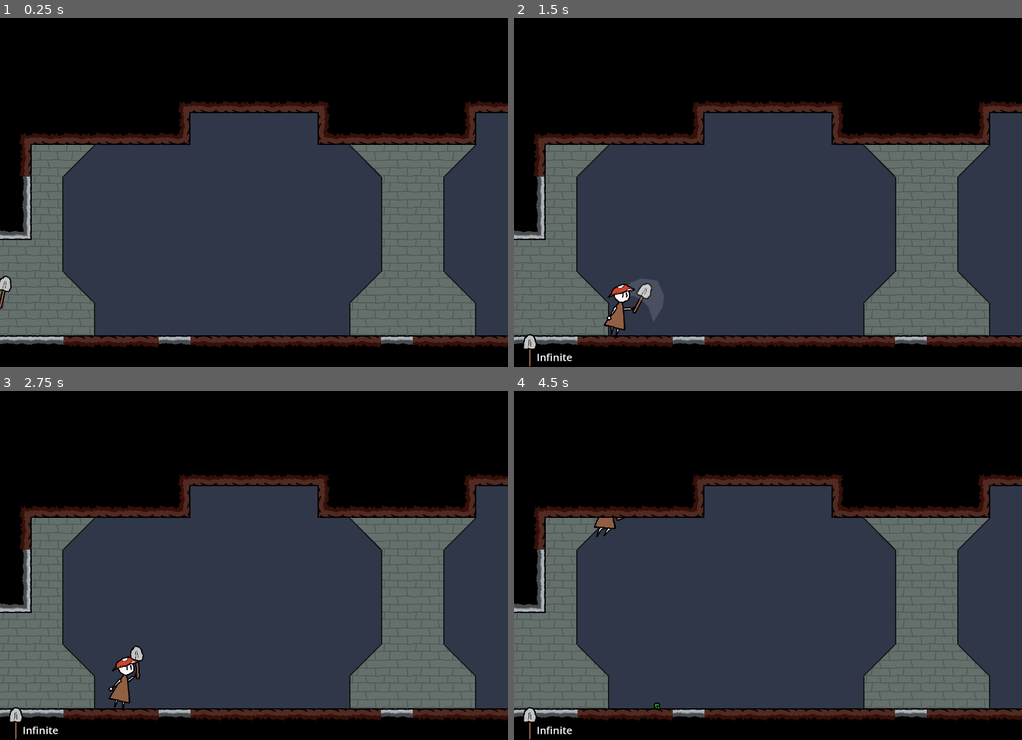
Above: before the commit, frames 1-4 (two rows, left to right).
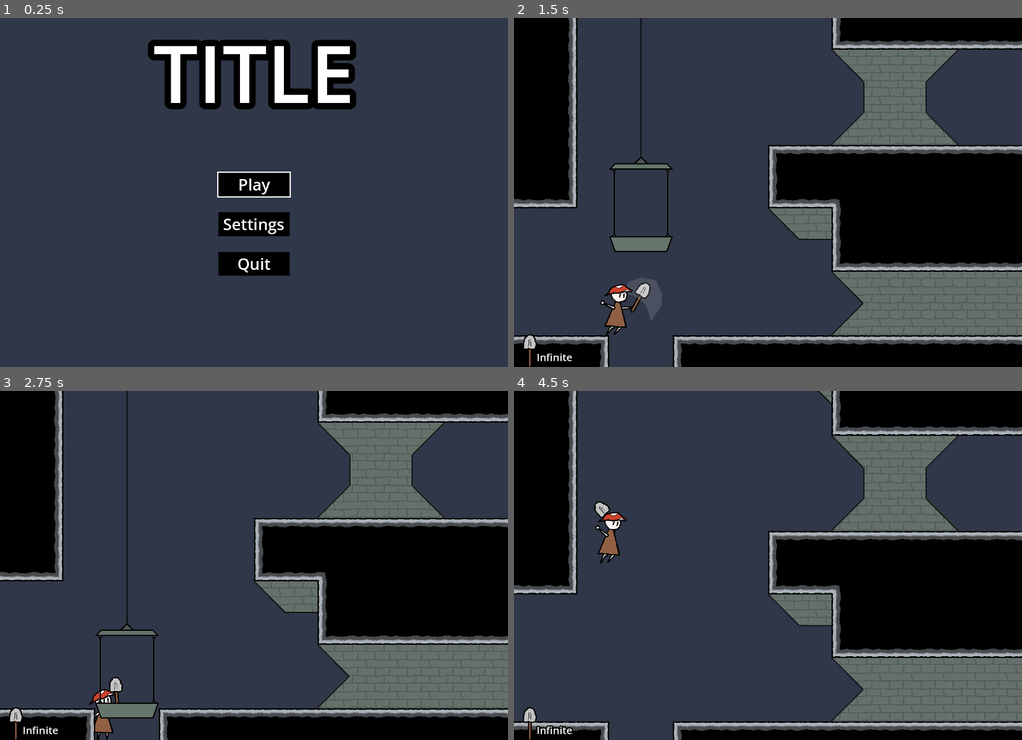
Above: after the commit, the same moments.

Repository: LordOfCheese1/farming_metroidvania
Game: Godot game, scene res://scenes/main_menu.tscn
The game is run twice, just before and just after one commit, with the same random seed, the same clock (stepped at 60 frames per second) and the same inputs. Before the commit the project starts from res://scenes/gameplay_scene.tscn. Sound files missing from this copy of the repository are replaced by a short silence.
Inputs (mouse positions are in pixels of both pictures, inside the frame that each line leads up to):
- Up to frame 1 (0.25 s): no input
- Up to frame 2 (1.5 s): tap Enter (confirm) at 0.5 s; move the mouse to (879, 175) at 0.52 s; hold D (right) from 0.53 s (still down); click (879, 175) at 0.6 s; tap Space (jump) at 0.77 s; move the mouse to (666, 209) at 1.27 s; click (666, 209) at 1.35 s
- Up to frame 3 (2.75 s): tap Space (jump) at 1.52 s; move the mouse to (304, 488) at 2.02 s; release D (right) at 2.03 s; hold A (left) from 2.03 s (still down); tap Enter (confirm) at 2.1 s; click (304, 488) at 2.3 s
- Up to frame 4 (4.5 s): move the mouse to (742, 635) at 2.77 s; release A (left) at 2.78 s; hold D (right) 2.78-4.28 s; tap Mouse wheel down (scroll_down) at 2.85 s; tap Space (jump) at 3.02, 3.77 s; click (742, 635) at 3.05 s; move the mouse to (920, 617) at 3.52 s; tap Mouse wheel up (scroll_up) at 3.6 s; click (920, 617) at 3.8 s; move the mouse to (615, 513) at 4.27 s; hold A (left) from 4.28 s (still down); tap Tab (test) at 4.35 s

The runs differ from the first frame. In frame 1, 59% of the frame differs, in the area x 0-100%, y 0-100%; in frame 2, 56%; in frame 3, 56%; in frame 4, 57%.

Commit message:
UI stuff

Diff:
--- a/prefabs/entities/snail.tscn
+++ b/prefabs/entities/snail.tscn
@@ -164,7 +164,7 @@
 save_death_temporarily = true
 min_seed_drops = 1
 max_seed_drops = 3
-seed_to_drop_id = "seeds_carrot"
+seed_to_drop_id = "seeds_melon"
 
 [node name="sprite" type="Sprite2D" parent="."]
 texture = ExtResource("1_062im")
--- /dev/null
+++ b/prefabs/interface/button.tscn
@@ -0,0 +1,38 @@
+[gd_scene load_steps=3 format=3 uid="uid://c3jbyoyt5qsdw"]
+
+[ext_resource type="Script" path="res://scripts/interface/button.gd" id="1_omu1m"]
+
+[sub_resource type="LabelSettings" id="LabelSettings_gjnnt"]
+font_size = 40
+outline_size = 9
+outline_color = Color(0, 0, 0, 1)
+
+[node name="button" type="Node2D"]
+script = ExtResource("1_omu1m")
+text_to_put = "Aaaaa"
+
+[node name="outline" type="ColorRect" parent="."]
+offset_left = -20.0
+offset_top = -20.0
+offset_right = 20.0
+offset_bottom = 20.0
+
+[node name="rect" type="ColorRect" parent="."]
+offset_left = -20.0
+offset_top = -20.0
+offset_right = 20.0
+offset_bottom = 20.0
+color = Color(0, 0, 0, 1)
+metadata/_edit_lock_ = true
+
+[node name="display_text" type="Label" parent="."]
+offset_left = -20.0
+offset_top = -20.0
+offset_right = 98.0
+offset_bottom = 35.0
+text = "Aaaaa"
+label_settings = SubResource("LabelSettings_gjnnt")
+horizontal_alignment = 1
+vertical_alignment = 1
+
+[connection signal="use" from="." to="." method="_on_use"]
--- a/project.godot
+++ b/project.godot
@@ -11,7 +11,7 @@
 [application]
 
 config/name="Farming Metroidvania"
-run/main_scene="res://scenes/gameplay_scene.tscn"
+run/main_scene="res://scenes/main_menu.tscn"
 config/features=PackedStringArray("4.2", "GL Compatibility")
 config/icon="res://icon.svg"
 
--- /dev/null
+++ b/resources/weapons/melon.tres
@@ -0,0 +1,12 @@
+[gd_resource type="Resource" script_class="WeaponResource" load_steps=2 format=3 uid="uid://bew0mtlft2ury"]
+
+[ext_resource type="Script" path="res://scripts/resource_bases/weaponresource.gd" id="1_1sta7"]
+
+[resource]
+script = ExtResource("1_1sta7")
+weapon_type = "melee"
+default_rot = 0.0
+sprite_offset = Vector2(0, 0)
+melee_damage = 0
+seed_id = ""
+projectile_path = ""
--- /dev/null
+++ b/resources/weapons/seeds_melon.tres
@@ -0,0 +1,14 @@
+[gd_resource type="Resource" script_class="WeaponResource" load_steps=3 format=3 uid="uid://35xarny1rqm4"]
+
+[ext_resource type="Script" path="res://scripts/resource_bases/weaponresource.gd" id="1_2qbdg"]
+[ext_resource type="Texture2D" uid="uid://cwitckxlolwp0" path="res://textures/weapons/seeds_melon.png" id="2_8aa71"]
+
+[resource]
+script = ExtResource("1_2qbdg")
+weapon_type = "seeds"
+texture = ExtResource("2_8aa71")
+default_rot = 45.0
+sprite_offset = Vector2(17, 0)
+melee_damage = 0
+seed_id = "melon"
+projectile_path = ""
--- a/scenes/gameplay_scene.tscn
+++ b/scenes/gameplay_scene.tscn
@@ -197,7 +197,7 @@
 
 [node name="gameplay_scene" type="Node2D"]
 script = ExtResource("1_rdt4s")
-starting_scene_path = "res://prefabs/rooms/006_city_greenhouse.tscn"
+starting_scene_path = "res://prefabs/rooms/005_plaza.tscn"
 transition_scale = 541.108
 
 [node name="player" parent="." instance=ExtResource("2_smcvs")]
--- a/scenes/main_menu.tscn
+++ b/scenes/main_menu.tscn
@@ -1,4 +1,7 @@
-[gd_scene load_steps=2 format=3 uid="uid://c84iux7yfig1p"]
+[gd_scene load_steps=4 format=3 uid="uid://c84iux7yfig1p"]
+
+[ext_resource type="PackedScene" uid="uid://da3ddgwibmequ" path="res://prefabs/interface/interface_handler.tscn" id="1_k61x5"]
+[ext_resource type="PackedScene" uid="uid://c3jbyoyt5qsdw" path="res://prefabs/interface/button.tscn" id="2_4vpj4"]
 
 [sub_resource type="LabelSettings" id="LabelSettings_7jrny"]
 font_size = 200
@@ -13,3 +16,22 @@
 text = "TITLE"
 label_settings = SubResource("LabelSettings_7jrny")
 horizontal_alignment = 1
+
+[node name="interface_handler" parent="." instance=ExtResource("1_k61x5")]
+
+[node name="button" parent="interface_handler" instance=ExtResource("2_4vpj4")]
+position = Vector2(640, 420)
+size = Vector2(180, 60)
+params = ["res://scenes/gameplay_scene.tscn"]
+text_to_put = "Play"
+
+[node name="button2" parent="interface_handler" instance=ExtResource("2_4vpj4")]
+position = Vector2(640, 520)
+size = Vector2(180, 60)
+text_to_put = "Settings"
+
+[node name="button4" parent="interface_handler" instance=ExtResource("2_4vpj4")]
+position = Vector2(640, 620)
+size = Vector2(180, 60)
+to_do_on_usage = "quit"
+text_to_put = "Quit"
--- a/scripts/autoloads/farm_manager.gd
+++ b/scripts/autoloads/farm_manager.gd
@@ -1,7 +1,8 @@
 extends Node2D
 
 var plant_table = { # id : max growth stage
-	"carrot" : 2
+	"carrot" : 2,
+	"melon" : 3
 }
 var plants_in_proximity = []
 var plant_tick_timer = 120
--- a/scripts/components/weapon.gd
+++ b/scripts/components/weapon.gd
@@ -5,8 +5,9 @@
 var current_weapon_index = 0
 var weapons_available = { # filename : quantity, -1 is infite
 	"shovel" : -1,
-	"seeds_carrot" : 5,
-	"carrot" : 5
+	"seeds_carrot" : 10,
+	"seeds_melon" : 10,
+	"carrot" : 10
 }
 signal melee_used
 signal throw_used
--- /dev/null
+++ b/scripts/interface/button.gd
@@ -0,0 +1,40 @@
+@tool
+extends "res://scripts/base_classes/interface_object.gd"
+
+@export var size = Vector2(40, 40)
+@export var colour : Color
+@export_enum("scene_switch", "quit") var to_do_on_usage = "scene_switch"
+@export var params = []
+@export var text_to_put : String
+
+
+func _ready():
+	$rect.size = size
+	$rect.color = colour
+
+
+func _process(_delta):
+	$display_text.text = text_to_put
+	$display_text.position = $rect.position
+	$display_text.size = $rect.size
+	if Engine.is_editor_hint():
+		$rect.position = -size * 0.5
+		$rect.size = size
+		$rect.color = colour
+	else:
+
+		$rect.position = -$rect.size * 0.5
+		if is_selected:
+			$outline.visible = true
+			$outline.size = size + Vector2(6, 6)
+			$outline.position = -$outline.size * 0.5
+		else:
+			$outline.visible = false
+
+
+func _on_use():
+	match to_do_on_usage:
+		"scene_switch":
+			get_tree().change_scene_to_file(params[0])
+		"quit":
+			get_tree().quit()
--- a/scripts/interface/interface_handler.gd
+++ b/scripts/interface/interface_handler.gd
@@ -10,12 +10,18 @@
 	if Input.is_action_just_pressed("down"):
 		cycle(1)
 
+	if get_child_count() > 0:
+		current_object = get_children()[selection_index]
+
 	if current_object != null:
+		current_object.is_selected = true
 		if Input.is_action_just_pressed("confirm"):
 			current_object.emit_signal("use")
 
 
 func cycle(dir : int = 1):
+	if current_object != null:
+		current_object.is_selected = false
 	selection_index += dir
 
 	if selection_index < 0:
Binary file added: textures/plants/melon.png
Not shown, added: textures/plants/melon.png.import
Binary file added: textures/weapons/melon.png
Not shown, added: textures/weapons/melon.png.import
Binary file added: textures/weapons/seeds_melon.png
Not shown, added: textures/weapons/seeds_melon.png.import
